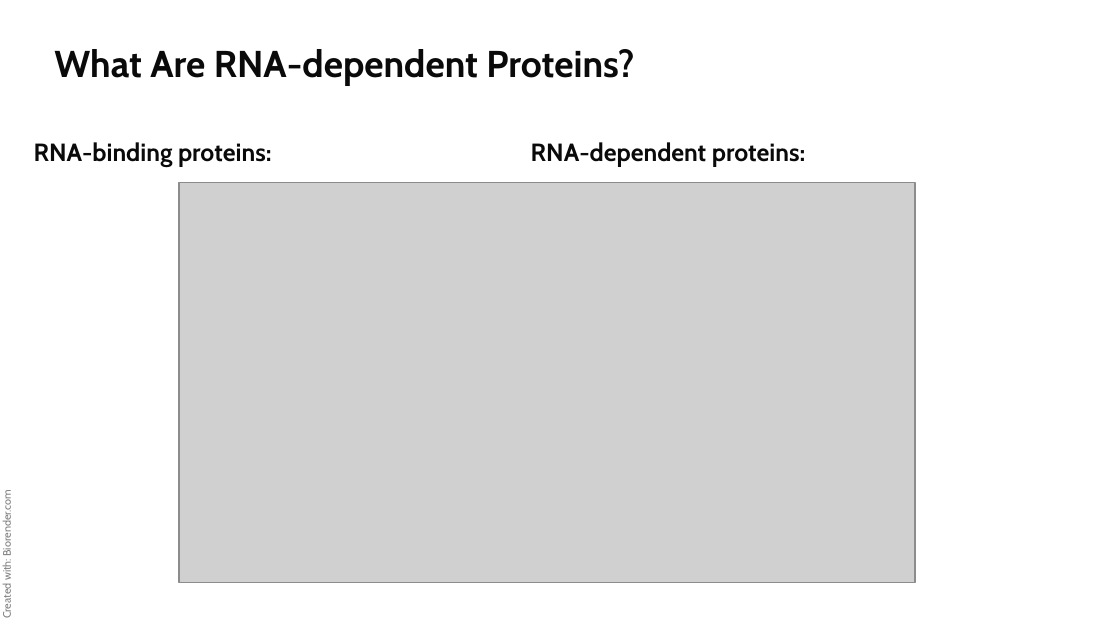
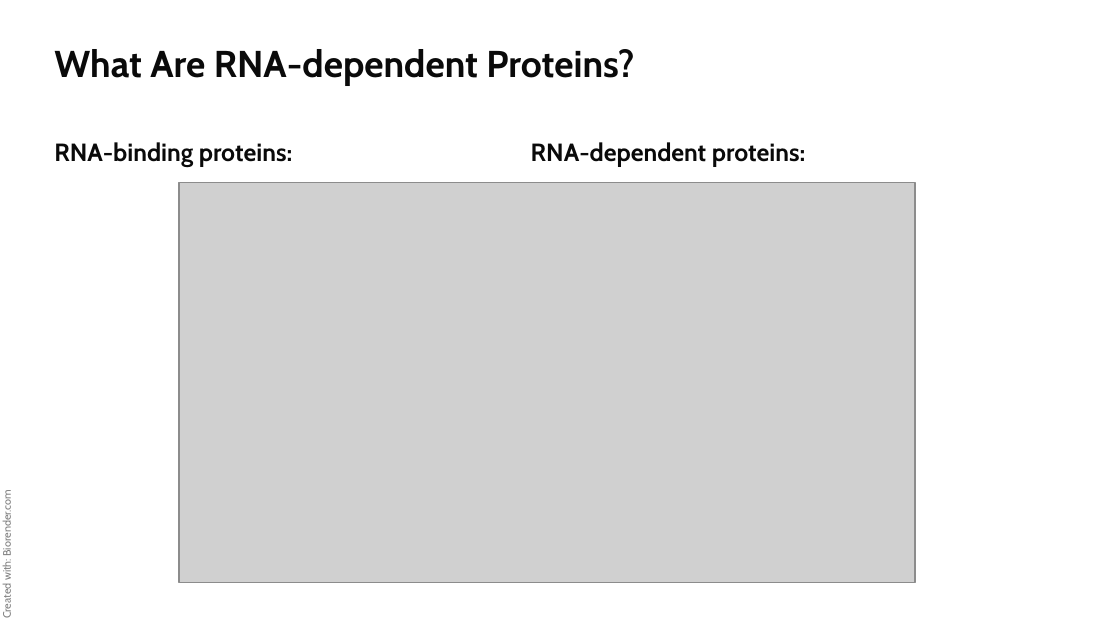
Before and after one commit to datascience-mobi-2022/2022-topic-03-team-02, a slide deck: slide 2 of projectproposal/PP.pptx. Drawn at 1120x630 pixels with LibreOffice and Linux fonts; fonts in the diff are those of the drawing; grey boxes stand for pictures. Boxes give left, top, right and bottom in pixels: in the first picture for what was removed or moved away, otherwise in the second. Text is boxed around its words. In the diff, an @@ line names an element or a change of style, - is before the commit and + after.

```diff
--- a/projectproposal/PP.pptx
+++ b/projectproposal/PP.pptx
@@ text "RNA-binding proteins:": place and size @@
-text "RNA-binding proteins:" at box(34, 142, 271, 166)
+text "RNA-binding proteins:" at box(54, 142, 292, 166)
```
Also in this commit, not shown: 2 other slides changed.
